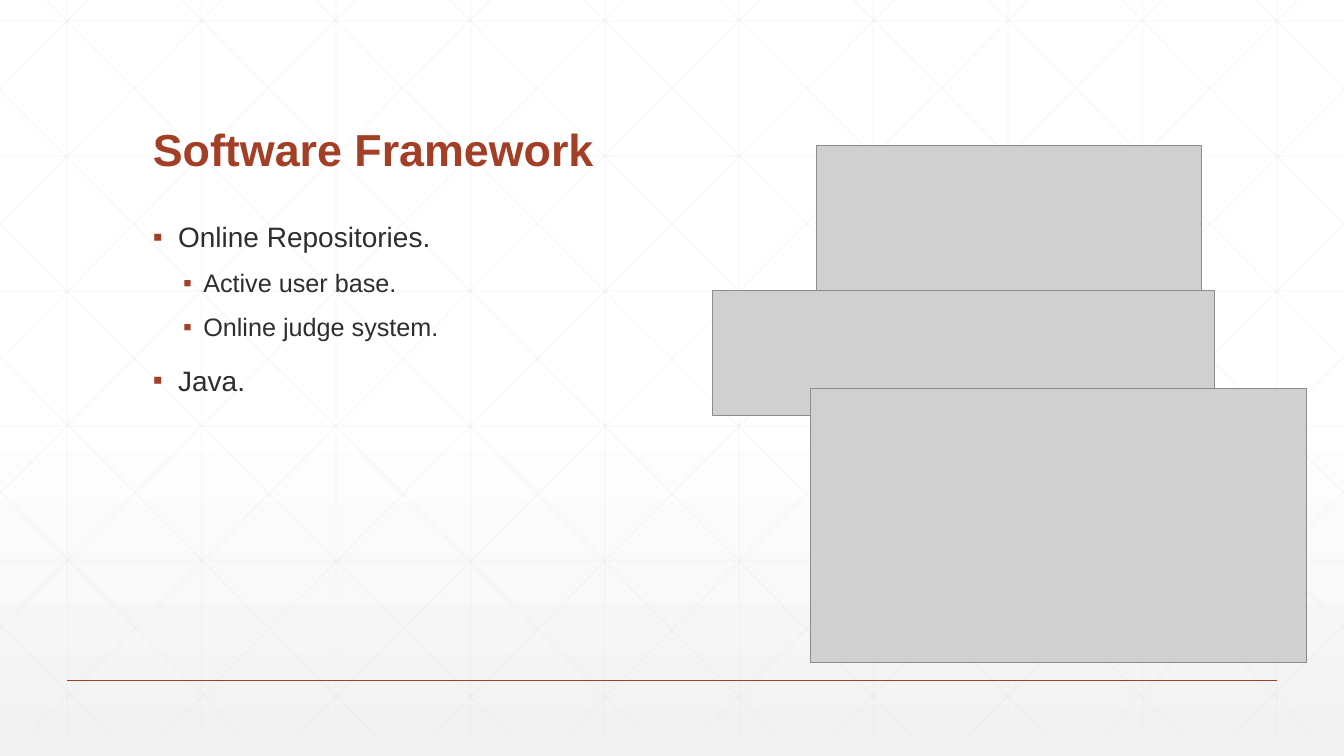
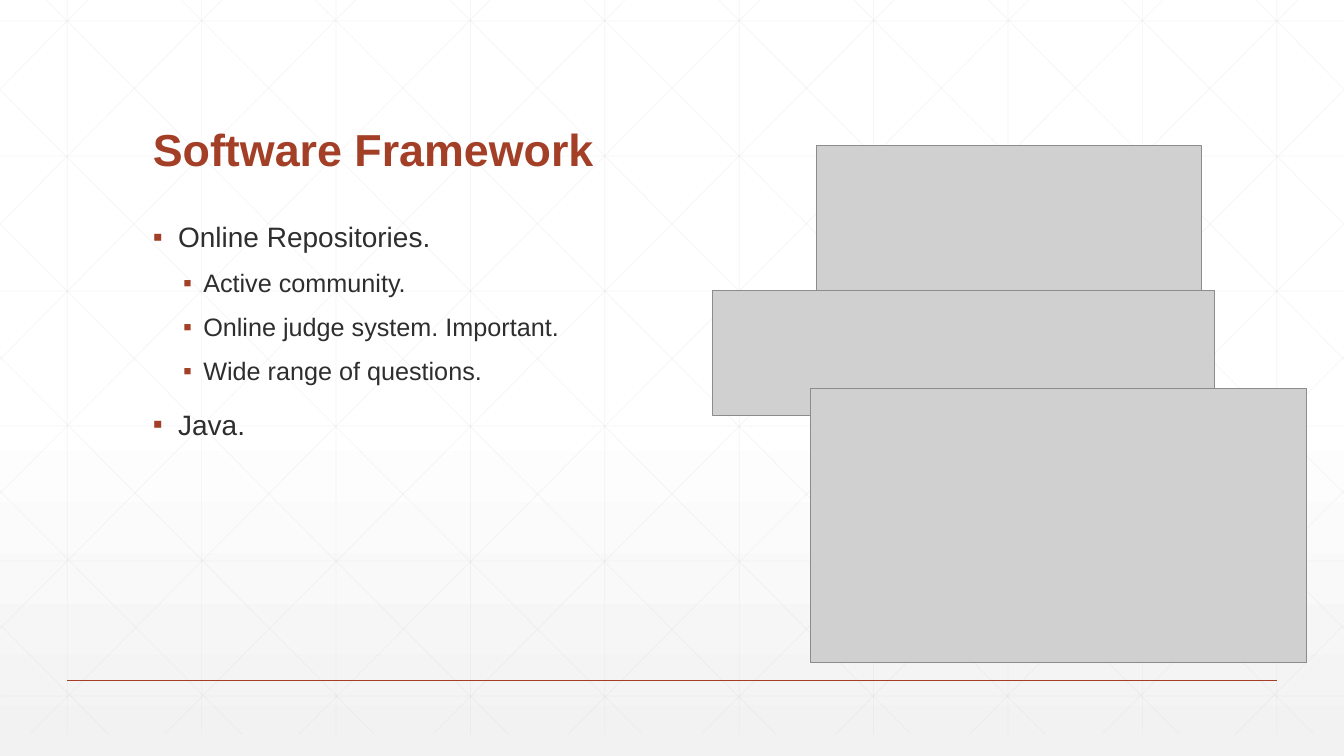
Before and after one commit to Demostroyer/interview-project, a slide deck: slide 5 of presentation/New Thesis Presentation.pptx. Drawn at 1344x756 pixels with LibreOffice and Linux fonts; fonts in the diff are those of the drawing; grey boxes stand for pictures. Boxes give left, top, right and bottom in pixels: in the first picture for what was removed or moved away, otherwise in the second. Text is boxed around its words. In the diff, an @@ line names an element or a change of style, - is before the commit and + after.

Commit message:
Added in text and photos to some slides

```diff
--- a/presentation/New Thesis Presentation.pptx
+++ b/presentation/New Thesis Presentation.pptx
@@ text at (203, 273, 558, 385): text changed @@
-  ▪ Active user base.
-  ▪ Online judge system.
+  ▪ Active community.
+  ▪ Online judge system. Important.
+  ▪ Wide range of questions.
```
Also in this commit, not shown: 4 other slides changed, 4 slides added, 5 slides removed.
